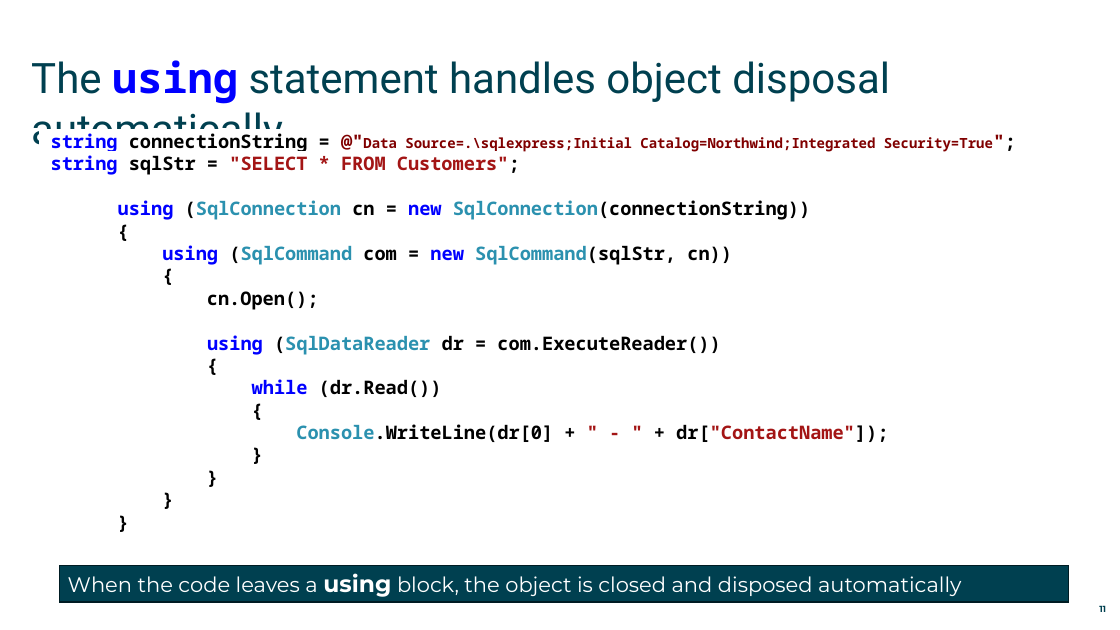
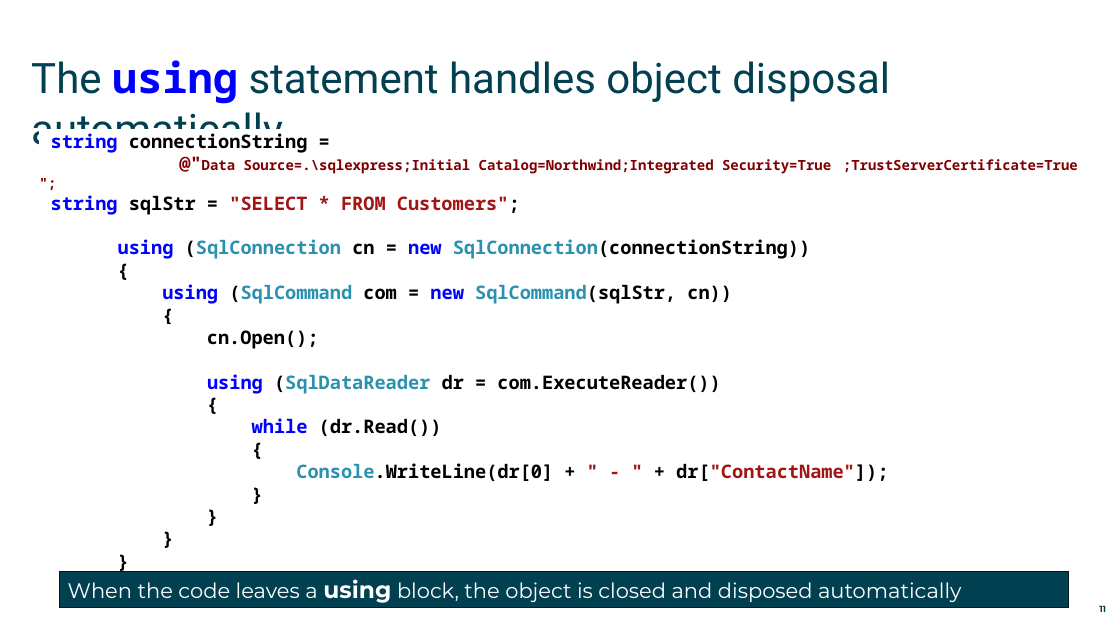
Before and after one commit to mikebaradaran/csharp, a slide deck: slide 11 of 12-Accessing databases.pptx. Drawn at 1120x630 pixels with LibreOffice and Linux fonts; fonts in the diff are those of the drawing. Boxes give left, top, right and bottom in pixels: in the first picture for what was removed or moved away, otherwise in the second. Text is boxed around its words. In the diff, an @@ line names an element or a change of style, - is before the commit and + after.

Commit message:
coirrected the database code with ;TrustServerCertificate=True

```diff
--- a/12-Accessing databases.pptx
+++ b/12-Accessing databases.pptx
@@ text at (51, 133, 1078, 174): text changed @@
-string connectionString = @"Data Source=.\sqlexpress;Initial Catalog=Northwind;Integrated Security=True";
+string connectionString =
+@"Data Source=.\sqlexpress;Initial Catalog=Northwind;Integrated Security=True ;TrustServerCertificate=True ";
@@ rectangle "When the code leaves a ...": place and size @@
-rectangle "When the code leaves a ..." at (60, 565, 1069, 602)
+rectangle "When the code leaves a ..." at (60, 571, 1069, 608)
```
Also in this commit, not shown: 2 other slides changed.
